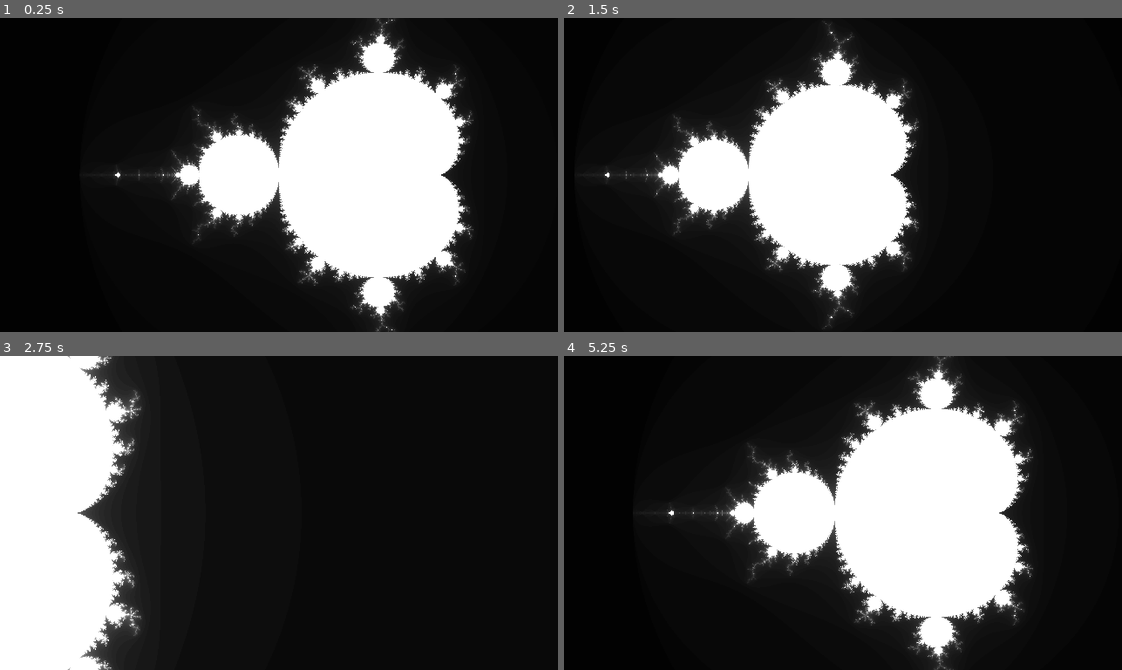
Above: before the commit, frames 1-4 (two rows, left to right).
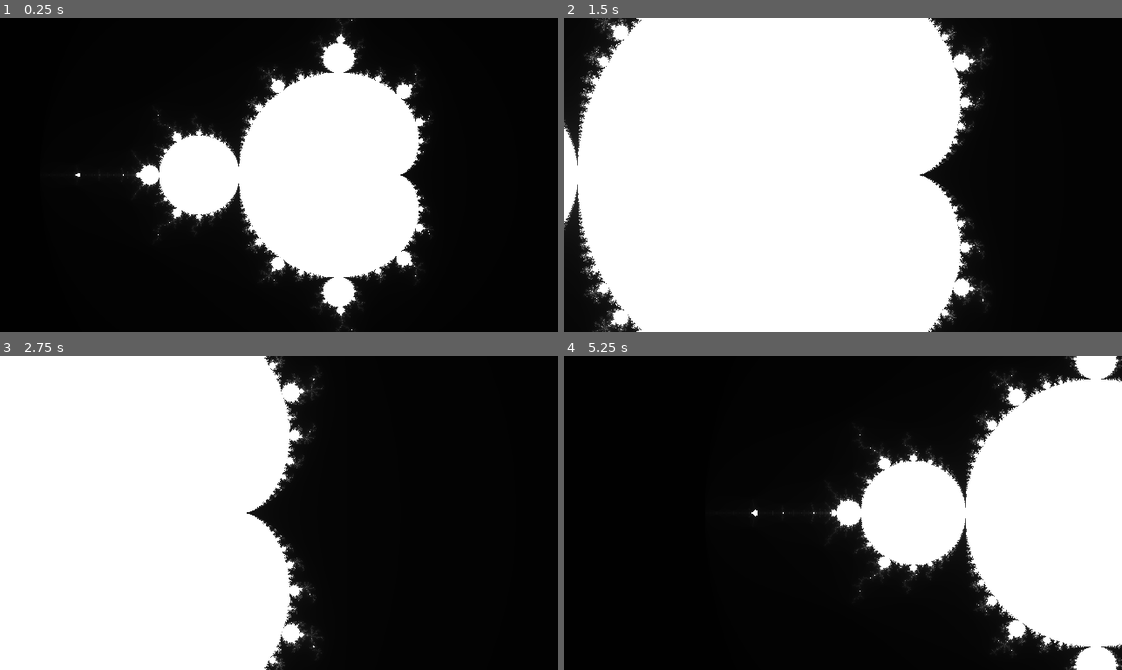
Above: after the commit, the same moments.

Repository: tomcraven/godot_mandelbrot
Game: Godot game, scene res://mandelbrot.tscn
Two runs of this game, one before a commit and one after it. Both use one fixed random seed, a clock stepped at 60 frames per second and the inputs below.
Inputs:
- Up to frame 1 (0.25 s): no input
- Up to frame 2 (1.5 s): tap Enter at 0.5 s; hold D (ui_right) 0.53-1.28 s; hold Shift (zoom_in, bound only after the commit) 0.53-1.28 s; tap Z (zoom_in, bound only before the commit) at 0.8, 1.35 s; hold V (detail_down) from 1.28 s (still down)
- Up to frame 3 (2.75 s): tap X (zoom_out, bound only before the commit) at 1.55 s; release V (detail_down) at 2.03 s; hold D (ui_right) from 2.03 s (still down); hold X (zoom_out, bound only before the commit) from 2.03 s (still down); tap Shift (zoom_in, bound only after the commit) at 2.3 s
- Up to frame 4 (5.25 s): release D (ui_right) at 2.78 s; release X (zoom_out, bound only before the commit) at 2.78 s; hold C (detail_up) 2.78-3.53 s; tap Shift (zoom_in, bound only after the commit) at 2.85, 4.55 s; tap Z (zoom_in, bound only before the commit) at 3.05 s; hold Z (zoom_in, bound only before the commit) 3.53-4.28 s; hold A (ui_left) 3.53-5.03 s; tap X (zoom_out, bound only before the commit) at 3.8, 4.35 s; tap R (reset, bound only after the commit) at 4.15 s; hold V (detail_down) from 5.03 s (still down); hold Shift (zoom_in, bound only after the commit) from 5.03 s (still down)

The runs differ from the first frame. In frame 1, 16% of the frame differs, in the area x 13-85%, y 0-100%; in frame 2, 50%, in the area x 0-77%, y 0-100%; in frame 3, 32%; in frame 4, 37%.

Commit message:
initial commit

Diff:
--- a/mandelbrot.gd
+++ b/mandelbrot.gd
@@ -2,23 +2,21 @@
 
 onready var mat: Material = $ViewportContainer.get_material()
 onready var initial_pos: Vector2 = mat.get_shader_param("position")
-onready var initial_zoom: float = mat.get_shader_param("zoom")
-onready var initial_detail: int = mat.get_shader_param("detail")
+onready var initial_re_bounds: Vector2 = mat.get_shader_param("re_bounds")
+onready var initial_im_bounds: Vector2 = mat.get_shader_param("im_bounds")
 
-func _ready():
-	mat.set_shader_param("palette", $ViewportContainer/Viewport/TextureRect.texture)
+var zoom = 1.0
 
 func _process(delta: float):
 	var pos: Vector2 = mat.get_shader_param("position")
-	var zoom: float = mat.get_shader_param("zoom")
-	var detail: int = mat.get_shader_param("detail")
+	var re_bounds: Vector2 = mat.get_shader_param("re_bounds")
+	var im_bounds: Vector2 = mat.get_shader_param("im_bounds")
 
 	var direction = Vector2.ZERO
 	if Input.is_action_pressed("ui_left"):
 		direction.x -= 1.0
 	if Input.is_action_pressed("ui_right"):
 		direction.x += 1.0
-
 	if Input.is_action_pressed("ui_up"):
 		direction.y += 1.0
 	if Input.is_action_pressed("ui_down"):
@@ -28,20 +26,22 @@
 	pos += direction
 
 	if Input.is_action_pressed("zoom_in"):
+		zoom -= 1.0 * delta * zoom
+	if Input.is_action_pressed("zoom_out"):
 		zoom += 1.0 * delta * zoom
-	if Input.is_action_pressed("zoom_out"):
-		zoom -= 1.0 * delta * zoom
 
-	if Input.is_action_pressed("detail_up"):
-		detail += 1.0
-	if Input.is_action_pressed("detail_down"):
-		detail -= 1.0
+	# https://stackoverflow.com/a/60815690
+	var re_range = 3.5 * zoom;
+	var im_range = 2.0 * zoom;
+	re_bounds = Vector2(0.5 - re_range / 2.0, 0.5 + re_range / 2.0)
+	im_bounds = Vector2(0.5 - im_range / 2.0, 0.5 + im_range / 2.0)
 
 	if Input.is_action_just_pressed("reset"):
 		pos = initial_pos
-		zoom = initial_zoom
-		detail = initial_detail
+		zoom = 1.0
+		re_bounds = initial_re_bounds
+		im_bounds = initial_im_bounds
 
 	mat.set_shader_param("position", pos)
-	mat.set_shader_param("zoom", zoom)
-	mat.set_shader_param("detail", detail)
+	mat.set_shader_param("re_bounds", re_bounds)
+	mat.set_shader_param("im_bounds", im_bounds)
--- a/mandelbrot.gdshader
+++ b/mandelbrot.gdshader
@@ -1,22 +1,36 @@
 shader_type canvas_item;
 
-uniform vec2 position = vec2(0.0, 0.0);
-uniform float zoom = 1.0;
-uniform int detail = 100;
+uniform vec2 position = vec2(-1.0, -0.5);
+uniform vec2 re_bounds = vec2(
+	-1.25, // 0.5 - 3.5 / 2.0
+	2.25 // 0.5 + 3.5 / 2.0
+);
+uniform vec2 im_bounds = vec2(
+	-0.5, // 0.5 - 2.0 / 2.0
+	1.5 // 0.5 + 2.0 / 2.0
+);
+
+const int detail = 250;
+
+// https://en.wikipedia.org/wiki/Plotting_algorithms_for_the_Mandelbrot_set#Optimized_escape_time_algorithms
 
 void fragment() {
 	vec2 scaled_uv = position + vec2(
-		-2.5 + (UV.x * 3.5),
-		-1.0 + (UV.y * 2.0)
-	) * zoom;
+		re_bounds[0] + (UV.x * (re_bounds[1] - re_bounds[0])),
+		im_bounds[0] + (UV.y * (im_bounds[1] - im_bounds[0]))
+	);
 
 	float x = 0.0;
 	float y = 0.0;
+	float x2 = 0.0;
+	float y2 = 0.0;
+
 	int iteration = 0;
-	while(x * x + y * y < 4.0 && iteration < detail) {
-		float x_temp = x * x - y * y + scaled_uv.x;
-        y = 2.0 * x * y + scaled_uv.y;
-        x = x_temp;
+	while(x2 + y2 < 4.0 && iteration < detail) {
+		y = 2.0 * x * y + scaled_uv.y;
+		x = x2 - y2 + scaled_uv.x;
+		x2 = x * x;
+		y2 = y * y;
 		iteration += 1;
 	}
 
--- a/mandelbrot.tscn
+++ b/mandelbrot.tscn
@@ -1,18 +1,13 @@
-[gd_scene load_steps=6 format=2]
+[gd_scene load_steps=4 format=2]
 
 [ext_resource path="res://mandelbrot.gd" type="Script" id=1]
 [ext_resource path="res://mandelbrot.gdshader" type="Shader" id=2]
 
-[sub_resource type="ShaderMaterial" id=2]
+[sub_resource type="ShaderMaterial" id=1]
 shader = ExtResource( 2 )
-shader_param/position = Vector2( 0, 0 )
-shader_param/zoom = 1.0
-shader_param/detail = 100
-
-[sub_resource type="Gradient" id=5]
-
-[sub_resource type="GradientTexture" id=4]
-gradient = SubResource( 5 )
+shader_param/position = Vector2( -1, -0.5 )
+shader_param/re_bounds = Vector2( -1.25, 2.25 )
+shader_param/im_bounds = Vector2( -0.5, 1.5 )
 
 [node name="mandelbrot" type="Control"]
 margin_right = 640.0
@@ -23,7 +18,7 @@
 }
 
 [node name="ViewportContainer" type="ViewportContainer" parent="."]
-material = SubResource( 2 )
+material = SubResource( 1 )
 margin_right = 640.0
 margin_bottom = 360.0
 __meta__ = {
@@ -32,8 +27,5 @@
 
 [node name="Viewport" type="Viewport" parent="ViewportContainer"]
 size = Vector2( 640, 360 )
-
-[node name="TextureRect" type="TextureRect" parent="ViewportContainer/Viewport"]
-margin_right = 320.0
-margin_bottom = 180.0
-texture = SubResource( 4 )
+handle_input_locally = false
+render_target_update_mode = 3
--- a/project.godot
+++ b/project.godot
@@ -13,6 +13,10 @@
 config/name="mandelbrot"
 run/main_scene="res://mandelbrot.tscn"
 config/icon="res://icon.png"
+
+[debug]
+
+settings/stdout/print_fps=true
 
 [display]
 
@@ -49,12 +53,12 @@
 }
 zoom_in={
 "deadzone": 0.5,
-"events": [ Object(InputEventKey,"resource_local_to_scene":false,"resource_name":"","device":0,"alt":false,"shift":false,"control":false,"meta":false,"command":false,"pressed":false,"scancode":90,"unicode":0,"echo":false,"script":null)
+"events": [ Object(InputEventKey,"resource_local_to_scene":false,"resource_name":"","device":0,"alt":false,"shift":false,"control":false,"meta":false,"command":false,"pressed":false,"scancode":16777237,"unicode":0,"echo":false,"script":null)
  ]
 }
 zoom_out={
 "deadzone": 0.5,
-"events": [ Object(InputEventKey,"resource_local_to_scene":false,"resource_name":"","device":0,"alt":false,"shift":false,"control":false,"meta":false,"command":false,"pressed":false,"scancode":88,"unicode":0,"echo":false,"script":null)
+"events": [ Object(InputEventKey,"resource_local_to_scene":false,"resource_name":"","device":0,"alt":false,"shift":false,"control":false,"meta":false,"command":false,"pressed":false,"scancode":32,"unicode":0,"echo":false,"script":null)
  ]
 }
 detail_up={
@@ -69,7 +73,7 @@
 }
 reset={
 "deadzone": 0.5,
-"events": [ Object(InputEventKey,"resource_local_to_scene":false,"resource_name":"","device":0,"alt":false,"shift":false,"control":false,"meta":false,"command":false,"pressed":false,"scancode":32,"unicode":0,"echo":false,"script":null)
+"events": [ Object(InputEventKey,"resource_local_to_scene":false,"resource_name":"","device":0,"alt":false,"shift":false,"control":false,"meta":false,"command":false,"pressed":false,"scancode":82,"unicode":0,"echo":false,"script":null)
  ]
 }
 
